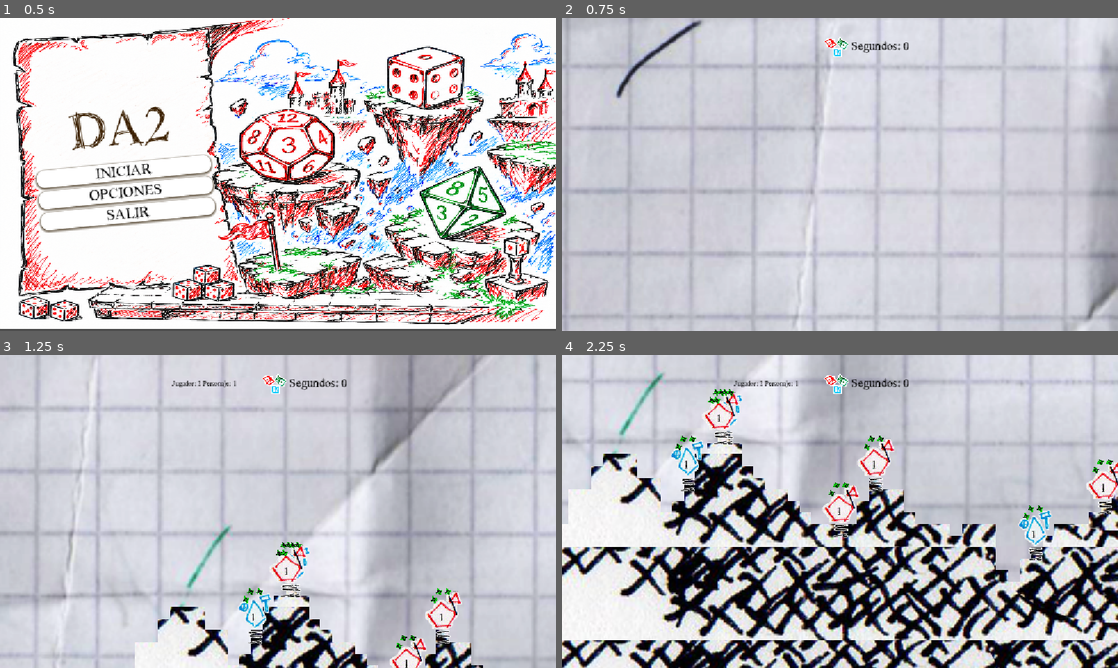
Above: before the commit, frames 1-4 (two rows, left to right).
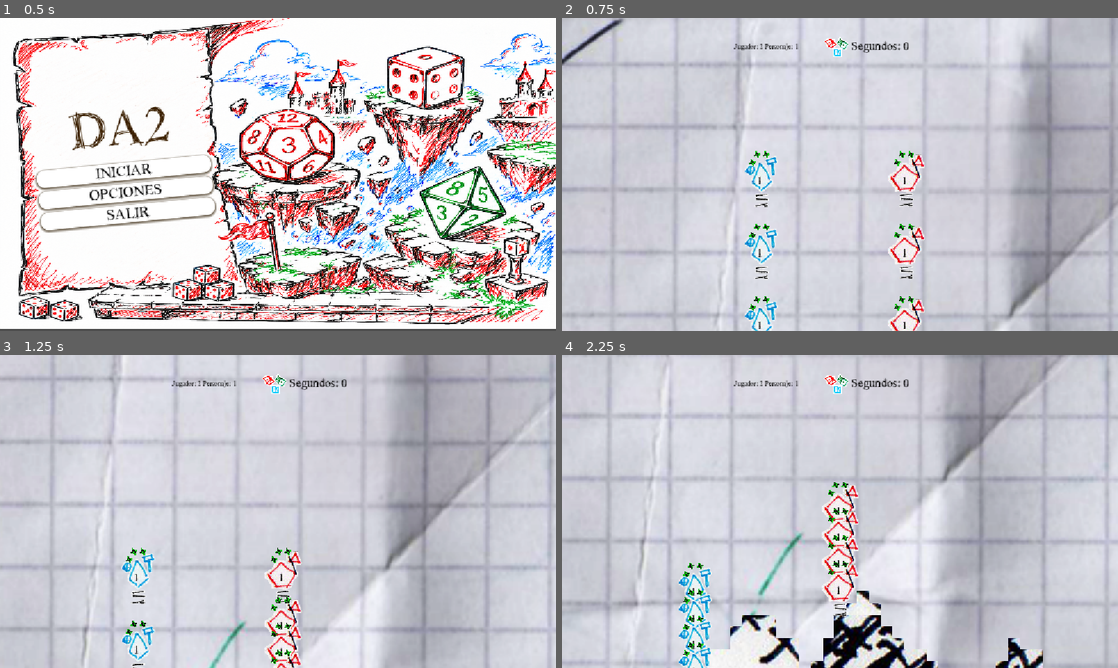
Above: after the commit, the same moments.

Repository: Pablo7776/Motores_Graficos
Game: Godot game, scene res://Escenas/menu_principal.tscn
Two runs of this game, one before a commit and one after it. Both use one fixed random seed, a clock stepped at 60 frames per second and the inputs below. The engine's default icon, where the game draws it, is replaced by a stand-in: a white triangle on a blue panel in a dark square.
Inputs (mouse positions are in pixels of both pictures, inside the frame that each line leads up to):
- Up to frame 1 (0.5 s): no input
- Up to frame 2 (0.75 s): click "INICIAR" at 0.5 s
- Up to frame 3 (1.25 s): no input
- Up to frame 4 (2.25 s): move the mouse to (962, 495) at 1.27 s; hold Right (mover_derecha) from 1.28 s (still down); click (962, 495) at 1.35 s; tap Space (saltar) at 1.52 s; move the mouse to (728, 527) at 2.02 s; click (728, 527) at 2.1 s

Frame 1 is identical in both runs. In frame 2, 23% of the frame differs, in the area x 0-100%, y 0-100%; in frame 3, 30%; in frame 4, 64%.

Commit message:
Revert "Arreglos spawn"
This reverts commit 985b21baf60b817e6941781990b1fbc91d439d23.

Diff:
--- a/da-2-zafarrancho/gestor_de_turnos_v_2.gd
+++ b/da-2-zafarrancho/gestor_de_turnos_v_2.gd
@@ -23,9 +23,6 @@
 	equipos.clear()
 	jugadores = cant_jugadores
 	personajes = cant_personajes
-	await get_tree().create_timer(0.5).timeout
-
-	turno_personaje = 0
 	turno_personaje = 0
 	#var personaje = preload("res://modulos/personajes/personaje_base.tscn")
 	for i in range(jugadores):
@@ -37,7 +34,6 @@
 			#nuevo_pj.position = Vector2(i * 200, j * 100)
 			#nuevo_pj.jugador_id = i
 			#nuevo_pj.indice_en_equipo = j
-			nuevo_pj.global_position = obtener_posicion_suelo()
 			turno_de.connect(nuevo_pj._on_cambiar_turno) #como llama a la función en el pj se puede mejorar para que sea mas claro
 			nuevo_pj.mori.connect(_on_pj_mori)
 			get_parent().add_child(nuevo_pj)
@@ -77,28 +73,3 @@
 	if equipos[jugador_id]["personajes_propios"].size() == 0:
 		jugador_vencido.emit(jugador_id+1)
 		print("Se murieron todos los PJ del jugador", jugador_id+1)
-
-
-func obtener_posicion_suelo(intentos: int = 0) -> Vector2:
-	# Si después de 50 intentos no encuentra piso, lo tira en el medio por seguridad
-	if intentos > 50:
-		return Vector2(randf_range(100, 1000), 0)
-
-	#  Elegimos un punto X aleatorio (ajusta el 1100 al ancho de tu mapa)
-	var x_aleatorio = randf_range(50, 1100)
-
-	#  Trazamos un rayo láser invisible desde el cielo (-500) hasta el abismo (2000)
-	var inicio = Vector2(x_aleatorio, -500)
-	var fin = Vector2(x_aleatorio, 2000)
-	var query = PhysicsRayQueryParameters2D.create(inicio, fin)
-
-	#  Disparamos el rayo
-	var espacio = camara.get_world_2d().direct_space_state
-	var resultado = espacio.intersect_ray(query)
-
-	# Si chocó con el suelo (TileMap), devolvemos esa coordenada
-	if resultado:
-		return resultado.position
-	else:
-		# Si cayó al vacío, volvemos a intentar
-		return obtener_posicion_suelo(intentos + 1)
--- a/da-2-zafarrancho/juego/main.tscn
+++ b/da-2-zafarrancho/juego/main.tscn
@@ -10,7 +10,6 @@
 [ext_resource type="PackedScene" uid="uid://c3usr1i5yijrq" path="res://modulos/componentes/ZonaDeMuerte.tscn" id="8_t4pft"]
 [ext_resource type="PackedScene" uid="uid://llgpvb0lpvyo" path="res://modulos/componentes/SpawnerPersonajes.tscn" id="9_t4pft"]
 [ext_resource type="PackedScene" uid="uid://bujley8kmtnig" path="res://modulos/escenario/fondo.tscn" id="10_eu0op"]
-[ext_resource type="PackedScene" uid="uid://3r1jqrkg2kk4" path="res://modulos/escenario/node.tscn" id="11_3510d"]
 
 [node name="Main" type="Node2D" unique_id=2115022120]
 script = ExtResource("1_itpfl")
@@ -30,8 +29,6 @@
 script = ExtResource("7_y0801")
 
 [node name="GestorDeTurnosV2" parent="." unique_id=729618565 node_paths=PackedStringArray("camara") instance=ExtResource("4_y0801")]
-jugadores = 2
-personajes = 4
 camara = NodePath("../Camera2D")
 
 [node name="CanvasLayer" type="CanvasLayer" parent="." unique_id=1302954818]
@@ -71,5 +68,3 @@
 position = Vector2(14, 1055)
 
 [node name="SpawnerPersonajes" parent="." unique_id=153230285 instance=ExtResource("9_t4pft")]
-
-[node name="Spawn" parent="." unique_id=1887839743 instance=ExtResource("11_3510d")]
--- a/da-2-zafarrancho/modulos/escenario/node.tscn
+++ /dev/null
@@ -1,8 +0,0 @@
-[gd_scene format=3 uid="uid://3r1jqrkg2kk4"]
-
-[ext_resource type="Script" path="res://modulos/escenario/spawn.gd" id="1_86451"]
-[ext_resource type="PackedScene" uid="uid://canl8j7cm4psw" path="res://modulos/personajes/personaje_base.tscn" id="2_1mb0o"]
-
-[node name="Spawn" type="Node2D" unique_id=1887839743]
-script = ExtResource("1_86451")
-character_scene = ExtResource("2_1mb0o")
--- a/da-2-zafarrancho/modulos/escenario/spawn.gd
+++ /dev/null
@@ -1,50 +0,0 @@
-extends Node2D
-
-@export var character_scene: PackedScene
-@export var terrain_collision_mask: int = 1 # Asegúrate de usar la capa (layer) donde está tu terreno
-var limite_izquierdo: float = 0.0
-var limite_derecho: float = 1250.0
-var altura_cielo: float = -1000.0
-var profundidad_abismo: float = 2000.0
-var ajuste_pies_y: float = 15.0
-
-
-func _ready():
-
-	pass
-
-func spawn_team(amount: int):
-	await get_tree().create_timer(1.0).timeout
-
-	for i in range(amount):
-		# Elegir una posición X aleatoria entre 100 y 1000 (ajusta según tu mapa)
-		var random_x = randf_range(50.0, 1870.0)
-		spawn_single_character(random_x)
-
-func spawn_single_character(x_position: float):
-	var start_pos = Vector2(x_position, -1000)
-
-	var end_pos = Vector2(x_position, 2000)
-
-	#  Preparar la consulta espacial
-	var space_state = get_world_2d().direct_space_state
-	var query = PhysicsRayQueryParameters2D.create(start_pos, end_pos)
-	query.collision_mask = terrain_collision_mask
-
-	#  Lanzar el rayo
-	var result = space_state.intersect_ray(query)
-
-	#  Evaluar el resultado
-	if result:
-		var ground_position = result.position
-		print("¡Rayo golpeó algo en la posición! ", ground_position)
-
-		var character = character_scene.instantiate()
-		add_child(character)
-
-		character.global_position = ground_position - Vector2(0, ajuste_pies_y)
-		print("Personaje movido a: ", character.global_position)
-
-	else:
-		print("El rayo en X: ", x_position, " cayó al vacío.") # <-- NUEVO
-		spawn_single_character(randf_range(limite_izquierdo, limite_derecho))
Not shown, removed: da-2-zafarrancho/modulos/escenario/spawn.gd.uid
